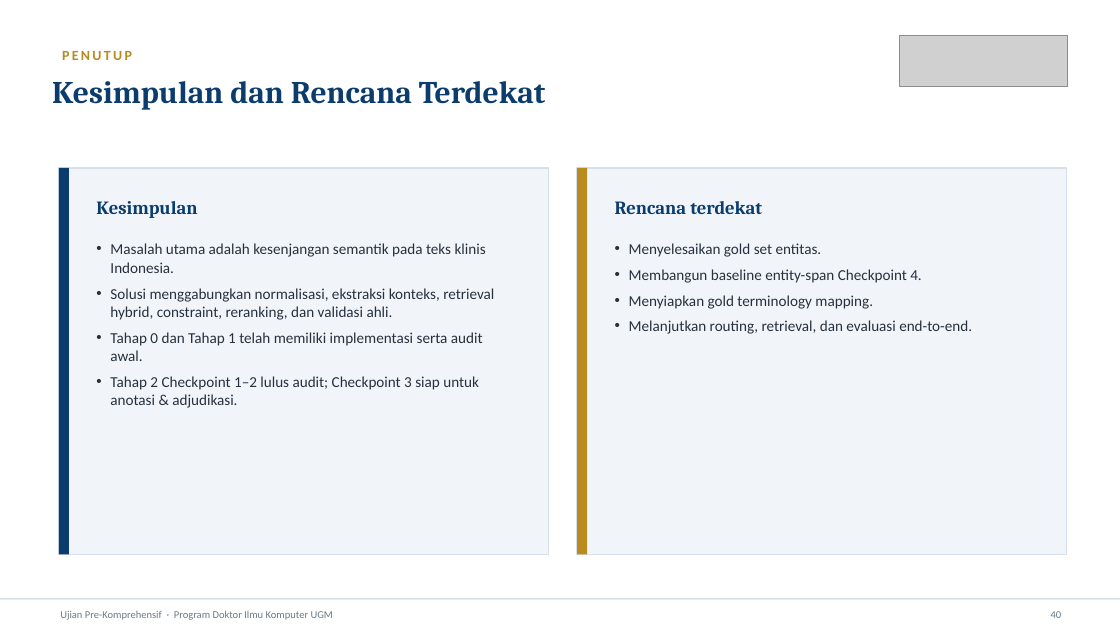
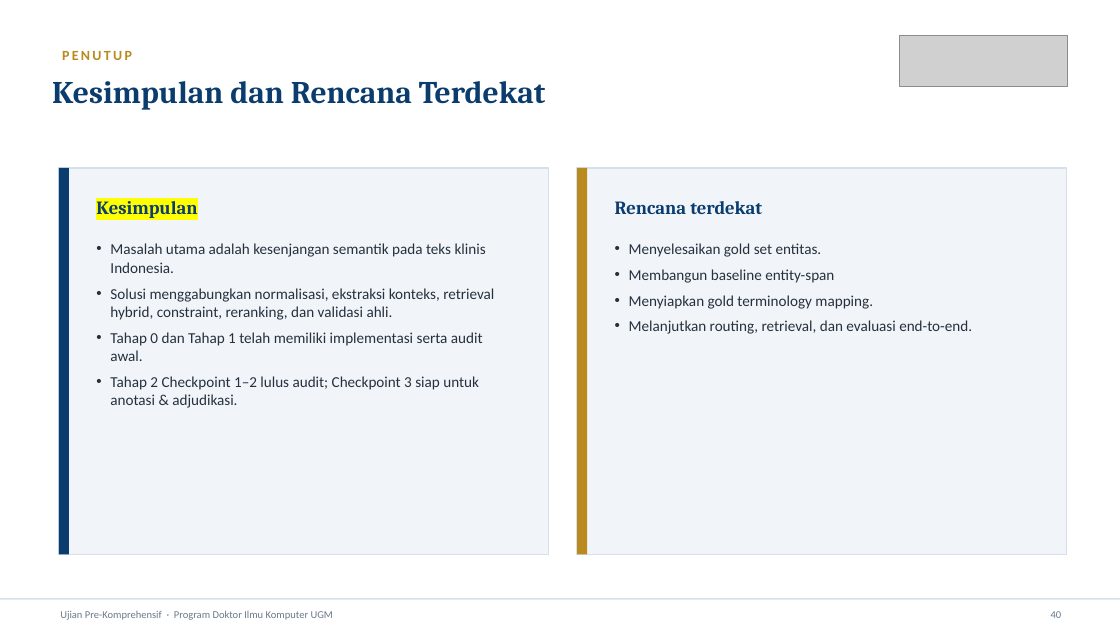
Before and after one commit to InizioBit/cde_mapper, a slide deck: slide 40 of Riset/PRESENTASI_UJIAN_PRE_KOMPREHENSIF_anie.pptx (slide 46 before the commit). Drawn at 1120x630 pixels with LibreOffice and Linux fonts; fonts in the diff are those of the drawing; grey boxes stand for pictures. Boxes give left, top, right and bottom in pixels: in the first picture for what was removed or moved away, otherwise in the second. Text is boxed around its words. In the diff, an @@ line names an element or a change of style, - is before the commit and + after.

```diff
--- a/Riset/PRESENTASI_UJIAN_PRE_KOMPREHENSIF_anie.pptx
+++ b/Riset/PRESENTASI_UJIAN_PRE_KOMPREHENSIF_anie.pptx
@@ text "Kesimpulan" at [96, 197, 197, 218]: highlight none to #FFFF00 @@
@@ text at [629, 269, 834, 283]: text changed @@
-• Membangun baseline entity-span Checkpoint 4.
+• Membangun baseline entity-span
```
Also in this commit, not shown: 15 other slides changed, 2 slides added, 8 slides removed, 2 other files.
